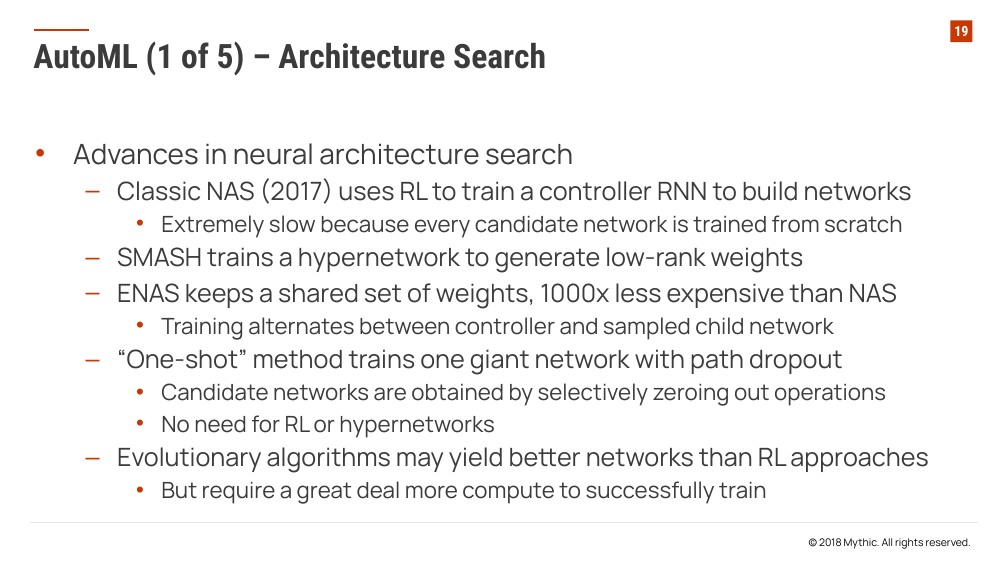
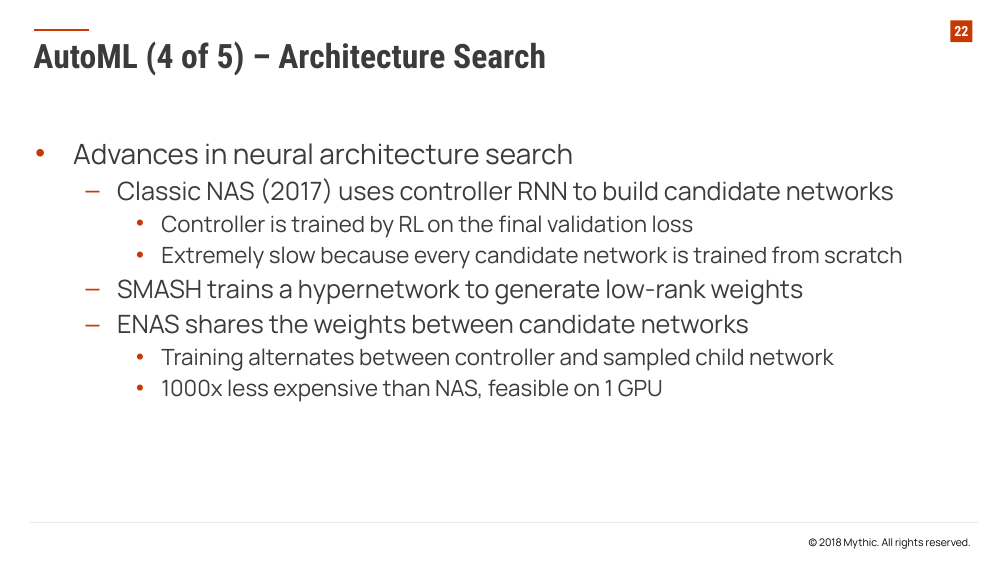
Before and after one commit to EbTech/ICML-2018, a slide deck: slide 22 of ICML 2018 Presentation.pptx (slide 19 before the commit). Drawn at 1008x567 pixels with LibreOffice and Linux fonts; fonts in the diff are those of the drawing; background and template pictures are left out. Boxes give left, top, right and bottom in pixels: in the first picture for what was removed or moved away, otherwise in the second. Text is boxed around its words. In the diff, an @@ line names an element or a change of style, - is before the commit and + after.

Commit message:
added mention of Differentiable Architecture Search (technically not ICML)

```diff
--- a/ICML 2018 Presentation.pptx
+++ b/ICML 2018 Presentation.pptx
@@ page number at [954, 26, 968, 36]: text changed @@
-19
+22
@@ text at [33, 41, 546, 75]: text changed @@
-AutoML (1 of 5) – Architecture Search
+AutoML (4 of 5) – Architecture Search
@@ text at [117, 178, 894, 238]: text changed @@
-  – Classic NAS (2017) uses RL to train a controller RNN to build networks
+  – Classic NAS (2017) uses controller RNN to build candidate networks
+    • Controller is trained by RL on the final validation loss
@@ text at [117, 314, 749, 340]: text changed @@
-  – ENAS keeps a shared set of weights, 1000x less expensive than NAS
+  – ENAS shares the weights between candidate networks
@@ text at [161, 379, 663, 402]: text changed @@
-  – “One-shot” method trains one giant network with path dropout
-    • Candidate networks are obtained by selectively zeroing out operations
-    • No need for RL or hypernetworks
-  – Evolutionary algorithms may yield better networks than RL approaches
-    • But require a great deal more compute to successfully train
+    • 1000x less expensive than NAS, feasible on 1 GPU
```
Also in this commit, not shown: 5 other slides changed.
